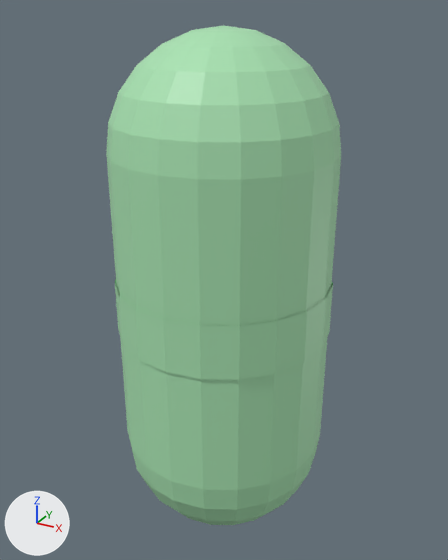
An edit to the FBX model models/AlienProbe.fbx, drawn before and after from the same camera.
Camera for both pictures: a 50 mm lens placed at (0.0363, -0.0659, 0.0359), pointed at (-0.0008, 0.0014, 0.0022). Lighting does not change. The marker at lower left points along +X, +Y and +Z. The first picture is the older version. Where no turn or scale is listed for an object, it has been applied to the vertices.

Objects in the first picture: 'Probe'.
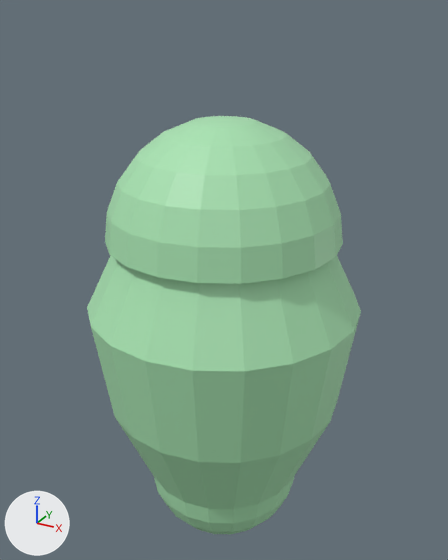
Edits to the scene script, one JSON object a line:
```json
{"block": "me_probe", "where": "# used by ob_probe; location = (0.0, 0.0, 0.0)"}
{"op": "remove", "block": "me_probe", "code": "me_probe.from_pydata(...)  # 282 vertices, 520 faces; spans x -0.0142..0.0142, y -0.0142..0.0142, z -0.034..0.034"}
{"op": "add", "block": "me_probe", "code": "me_probe.from_pydata(...)  # 302 vertices, 600 faces; spans x -0.018..0.018, y -0.018..0.018, z -0.037..0.024"}
{"block": "me_probe", "change": "me_probe part 1: the loose piece of 242 vertices spanning x -0.014..0.014, y -0.014..0.014, z -0.034..0.034 is rebuilt with 302 vertices and now spans x -0.018..0.018, y -0.018..0.018, z -0.037..0.024"}
{"block": "me_probe", "change": "me_probe part 2: the loose piece of 40 vertices spanning x -0.0142..0.0142, y -0.0142..0.0142, z -0.0035..0.0035 is deleted"}
```

Changed parts and their boxes (x1, y1, x2, y2) in the pictures (448 x 560 px):
```json
{"object": "Probe", "change": "reshaped", "before": [106, 26, 341, 525], "after": [87, 116, 361, 534], "on screen": "17% wider, 16% shorter"}
{"part": 1, "of": "me_probe", "change": "rebuilt", "before": [106, 26, 341, 525], "after": [87, 116, 361, 534], "on screen": "17% wider, 16% shorter"}
{"part": 2, "of": "me_probe", "change": "deleted", "before": [115, 279, 333, 380], "on screen": "green"}
```
